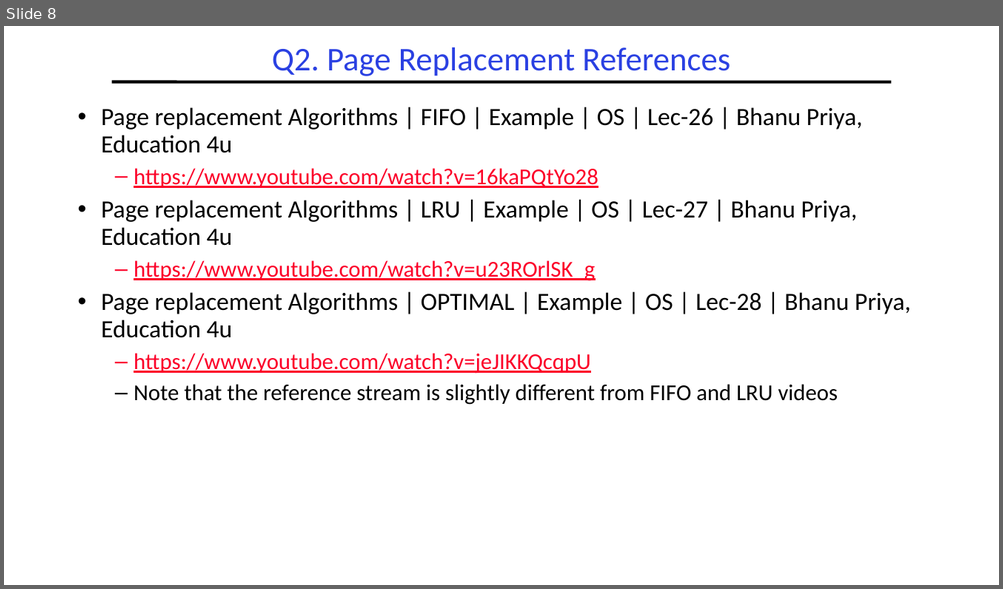
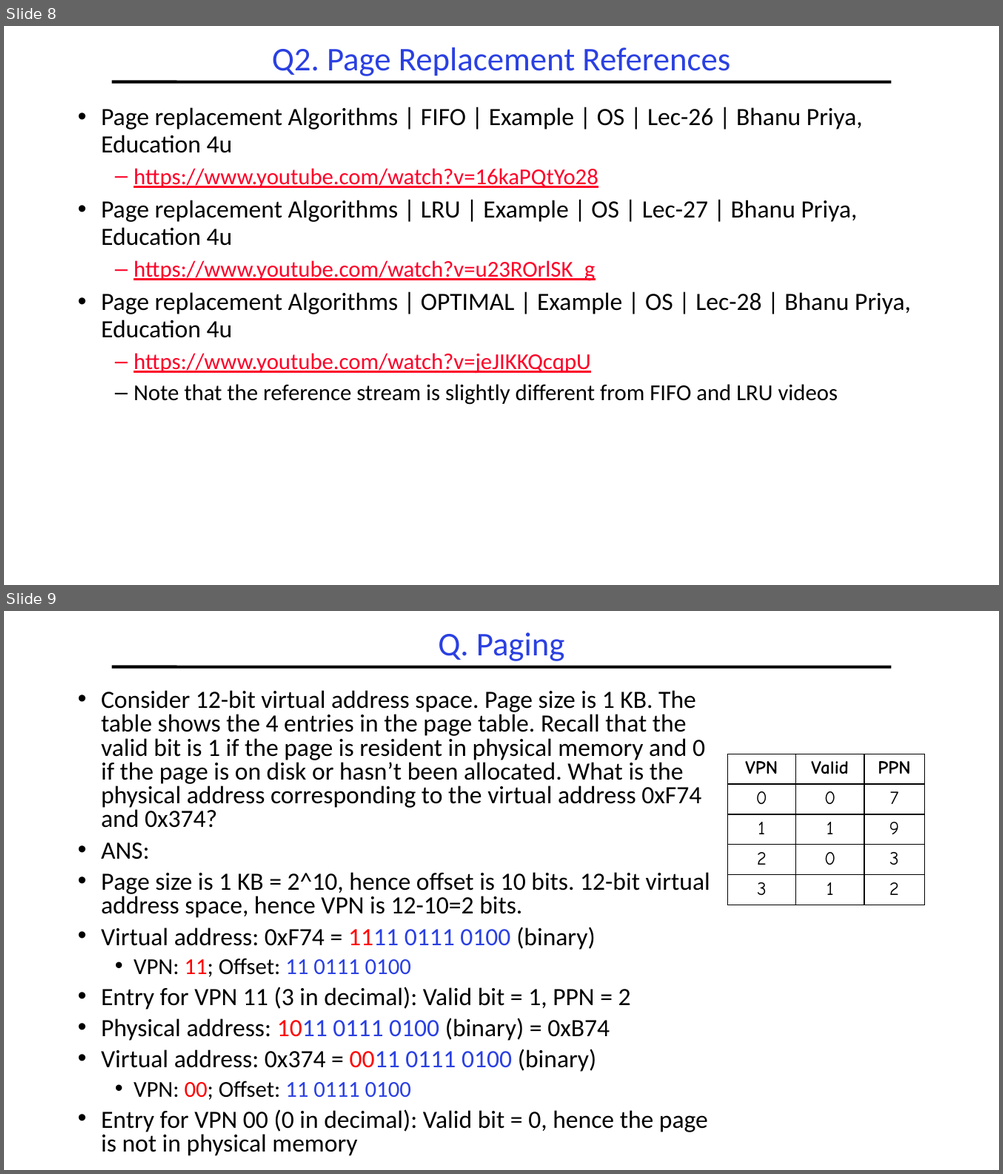
Before and after one commit to guhofstra/CSC256Fa25, a slide deck: PPTs/L8-Exercises ANS.pptx. Shown one above the other, each under a label of ours: slide 8 before the commit, slides 8 and 9 after it. The pictures are 1003x589 and 1003x1174 pixels, drawn with LibreOffice and Linux fonts; fonts in the diff are those of the drawing. Boxes give left, top, right and bottom in pixels: in the first picture for what was removed or moved away, otherwise in the second. Text is boxed around its words. In the diff, an @@ line names an element or a change of style, - is before the commit and + after.

```diff
--- a/PPTs/L8-Exercises ANS.pptx
+++ b/PPTs/L8-Exercises ANS.pptx
@@ slide 9 added at bbox=[4, 611, 999, 1170], background #FFFFFF; not listed: 1 template element that a slide beside it also shows @@
@@ title added at bbox=[438, 632, 565, 661], 32 pt, text #2A40E2 @@
+Q. Paging
@@ text added at bbox=[101, 690, 710, 1156], 24 pt, text #000000 @@
+• Consider 12-bit virtual address space. Page size is 1 KB. The table shows the 4 entries in the page table. Recall that the valid bit is 1 if the page is resident in physical memory and 0 if the page is on disk or hasn’t been allocated. What is the physical address corresponding to the virtual address 0xF74 and 0x374?
+• ANS:
+• Page size is 1 KB = 2^10, hence offset is 10 bits. 12-bit virtual address space, hence VPN is 12-10=2 bits.
+• Virtual address: 0xF74 = 1111 0111 0100 (binary)
+  • VPN: 11; Offset: 11 0111 0100
+• Entry for VPN 11 (3 in decimal): Valid bit = 1, PPN = 2
+• Physical address: 1011 0111 0100 (binary) = 0xB74
+• Virtual address: 0x374 = 0011 0111 0100 (binary)
+  • VPN: 00; Offset: 11 0111 0100
+• Entry for VPN 00 (0 in decimal): Valid bit = 0, hence the page is not in physical memory
@@ table added at bbox=[727, 755, 925, 906], 5 rows, 3 columns @@
+VPN | Valid | PPN
+0 | 0 | 7
+1 | 1 | 9
+2 | 0 | 3
+3 | 1 | 2
```
Also in this commit, not shown: 3 other slides added, 5 other files.
